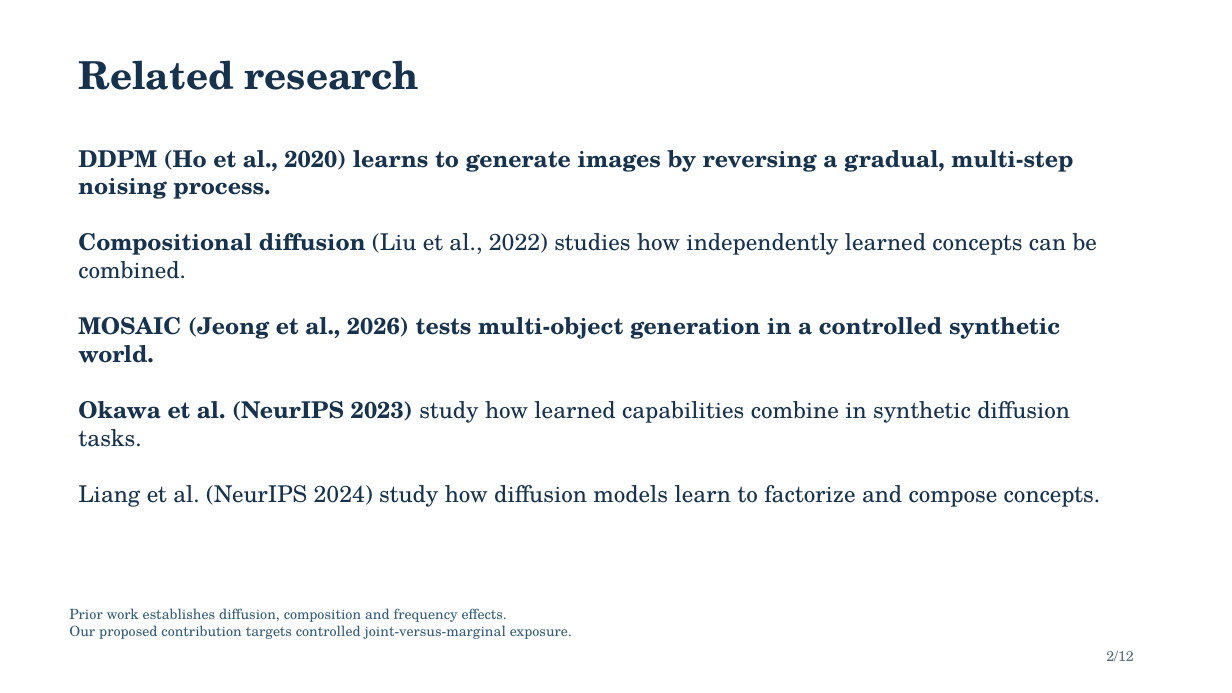
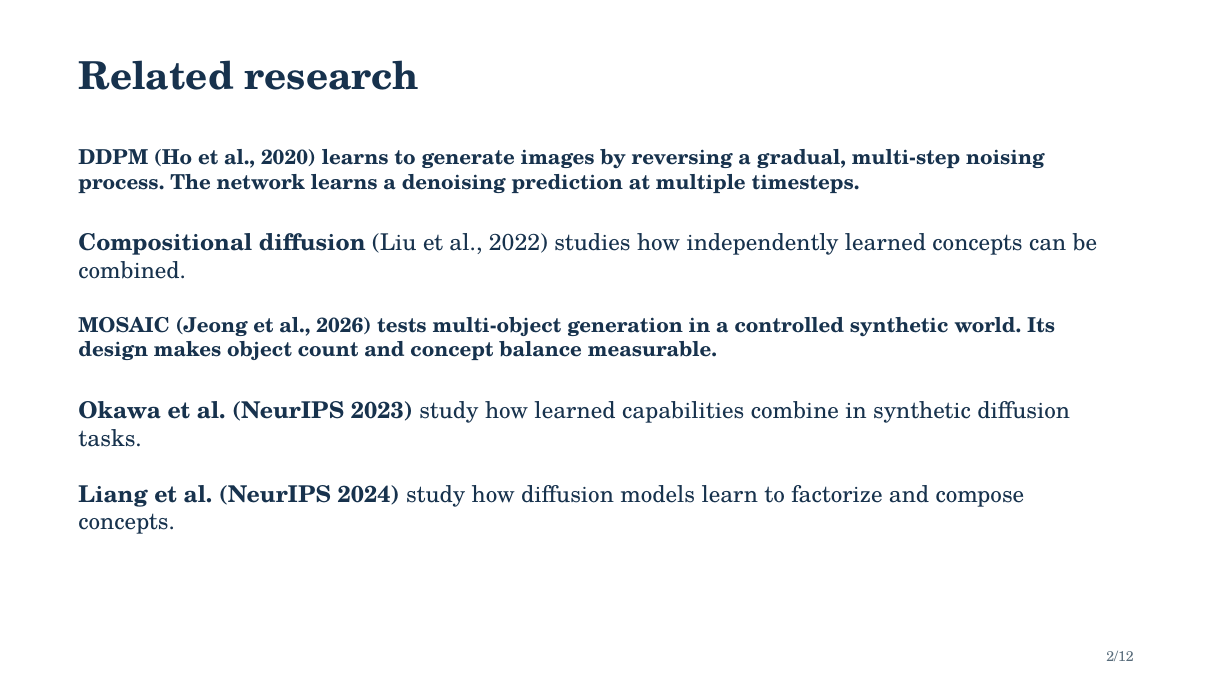
Before and after one commit to Space-Dev0/muadib, a slide deck: slide 2 of presentation/powerpoint/submission-final.pptx. Drawn at 1232x693 pixels with LibreOffice and Linux fonts; fonts in the diff are those of the drawing. Boxes give left, top, right and bottom in pixels: in the first picture for what was removed or moved away, otherwise in the second. Text is boxed around its words. In the diff, an @@ line names an element or a change of style, - is before the commit and + after.

```diff
--- a/presentation/powerpoint/submission-final.pptx
+++ b/presentation/powerpoint/submission-final.pptx
@@ text at [78, 149, 1044, 193]: text changed; size 18 to 16 pt @@
-DDPM (Ho et al., 2020) learns to generate images by reversing a gradual, multi-step noising process.
+DDPM (Ho et al., 2020) learns to generate images by reversing a gradual, multi-step noising process. The network learns a denoising prediction at multiple timesteps.
@@ text at [78, 317, 1055, 360]: text changed; size 18 to 16 pt @@
-MOSAIC (Jeong et al., 2026) tests multi-object generation in a controlled synthetic world.
+MOSAIC (Jeong et al., 2026) tests multi-object generation in a controlled synthetic world. Its design makes object count and concept balance measurable.
@@ text "Liang et al. (NeurIPS 2024) ..." at [78, 485, 1025, 534]: bold on in "Liang et al. (NeurIPS 2024)" @@
@@ text removed at [69, 608, 572, 639] @@
-Prior work establishes diffusion, composition and frequency effects.
-Our proposed contribution targets controlled joint-versus-marginal exposure.
```
Also in this commit, not shown: 11 other slides changed, 2 other files.
